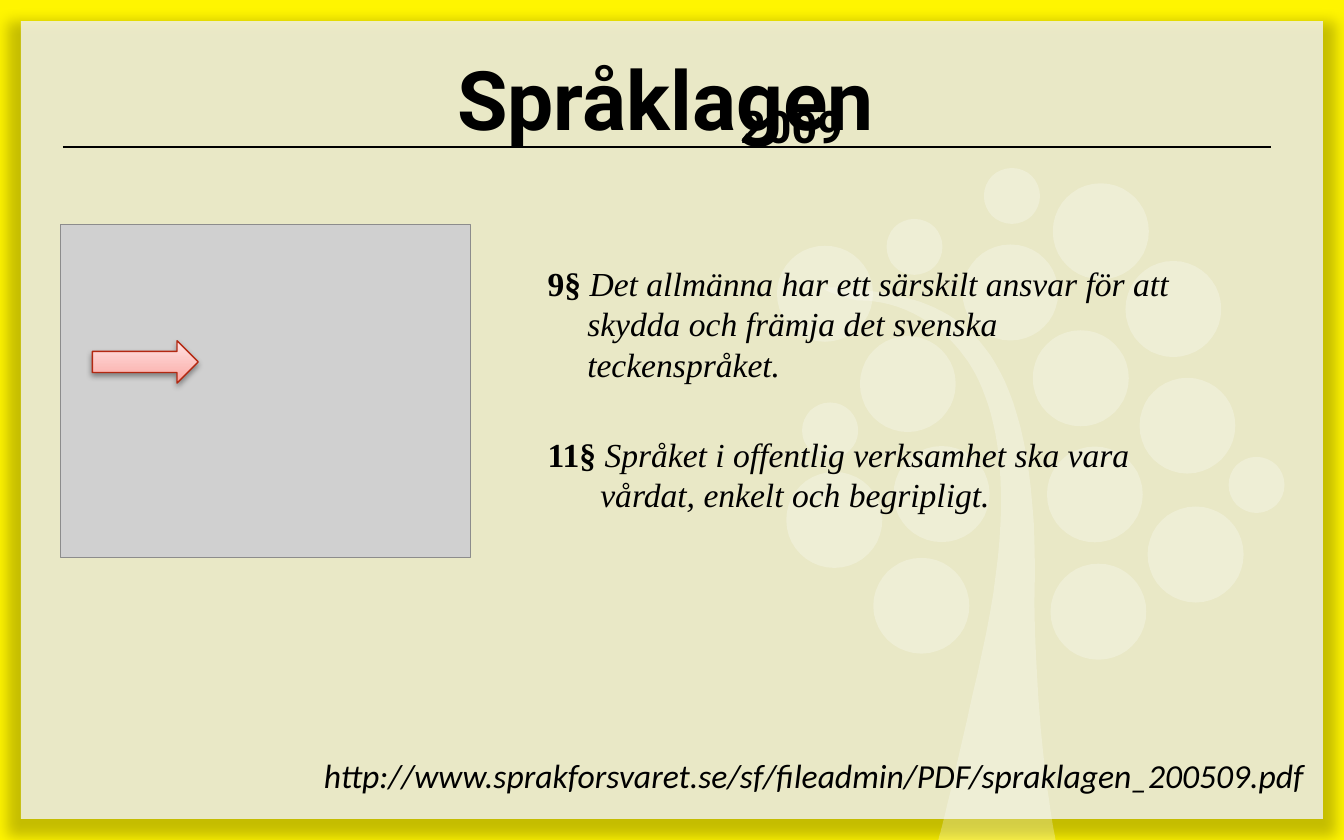
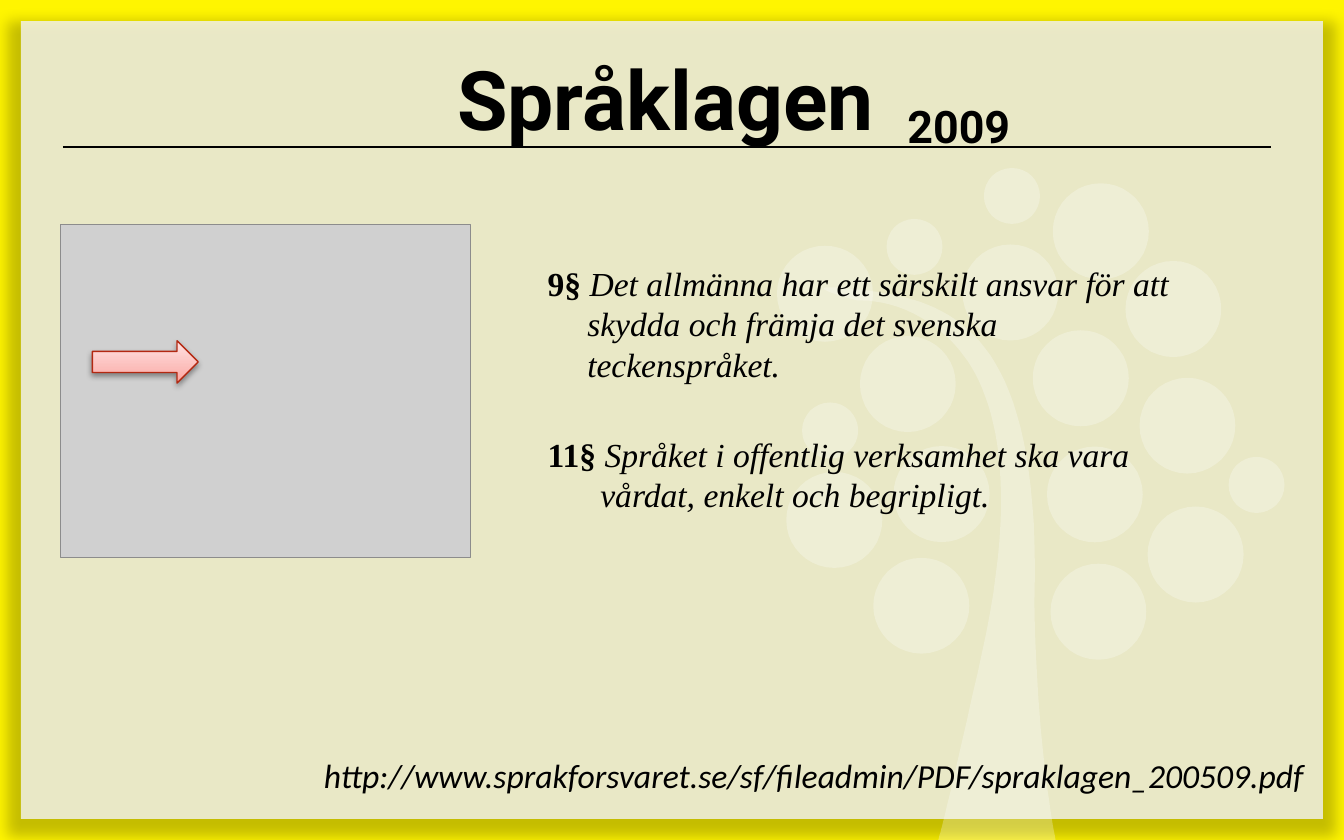
Before and after one commit to 1ik415/Kursmaterial, a slide deck: slide 21 of Föreläsningar/F04 - Webbteknik.pptx (slide 22 before the commit). Drawn at 1344x840 pixels with LibreOffice and Linux fonts; fonts in the diff are those of the drawing; grey boxes stand for pictures. Boxes give left, top, right and bottom in pixels: in the first picture for what was removed or moved away, otherwise in the second. Text is boxed around its words. In the diff, an @@ line names an element or a change of style, - is before the commit and + after.

```diff
--- a/Föreläsningar/F04 - Webbteknik.pptx
+++ b/Föreläsningar/F04 - Webbteknik.pptx
@@ text "2009" rewrapped from bbox=[740, 101, 843, 154] to bbox=[907, 110, 1010, 148] @@
```
Also in this commit, not shown: 8 other slides changed, 2 slides added, 4 slides removed.
